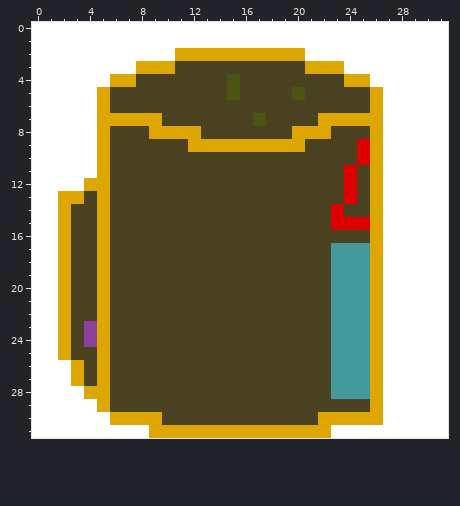
File history of a pixel-art sprite, Assets/Sprites/amcLeft.png. That is the earlier state.
The file is 32x32 pixels.
And afterwards:
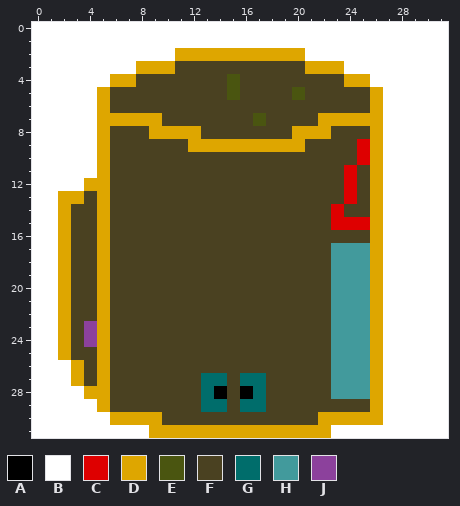
Palette (. is transparent): A #000000  B #ffffff  C #de0000  D #dea600  E #4a5510  F #4a4121  G #006d6b  H #429a9c  J #8c419c
From old to new:
Colour F becomes colour A in row 28 at x 14 and 16.
Colour F becomes colour G in row 27 at x 13 to 14 and 16 to 17; in row 28 at x 13 and 17; in row 29 at x 13 to 14 and 16 to 17.
Changed places in both pictures, as pixel boxes (x1, y1, x2, y2):
changed: (201, 373, 266, 412)
